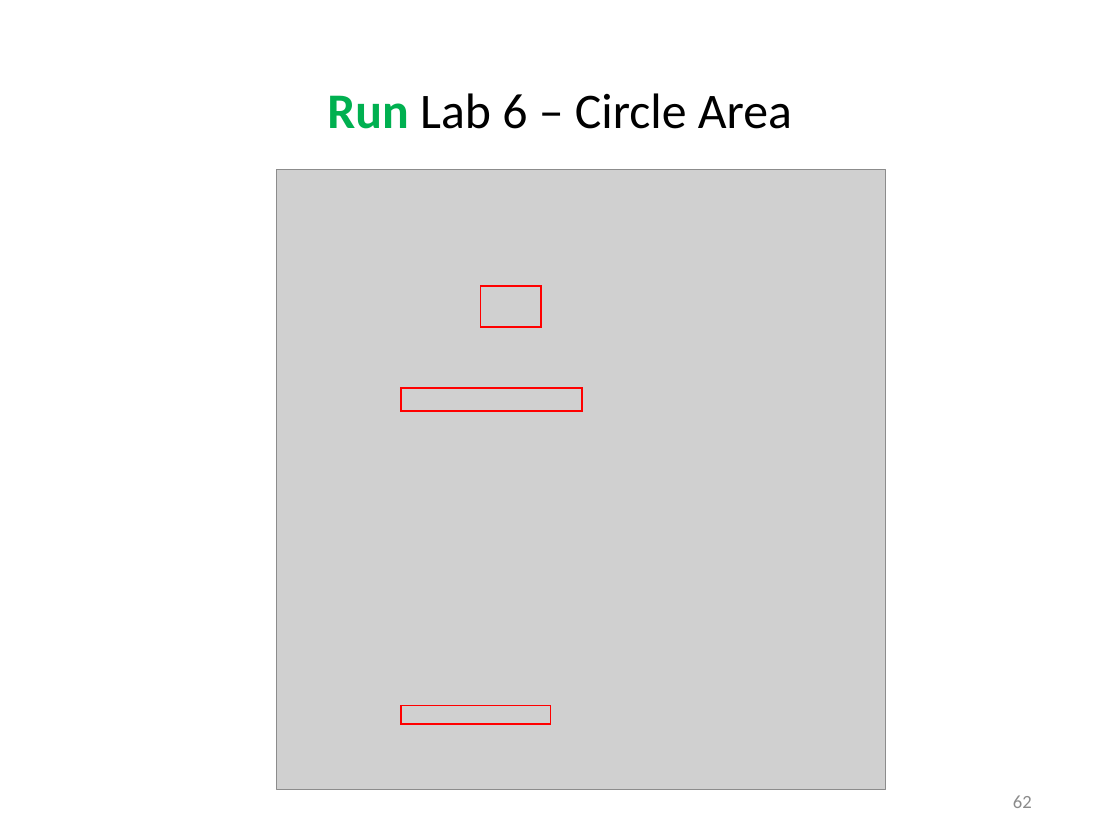
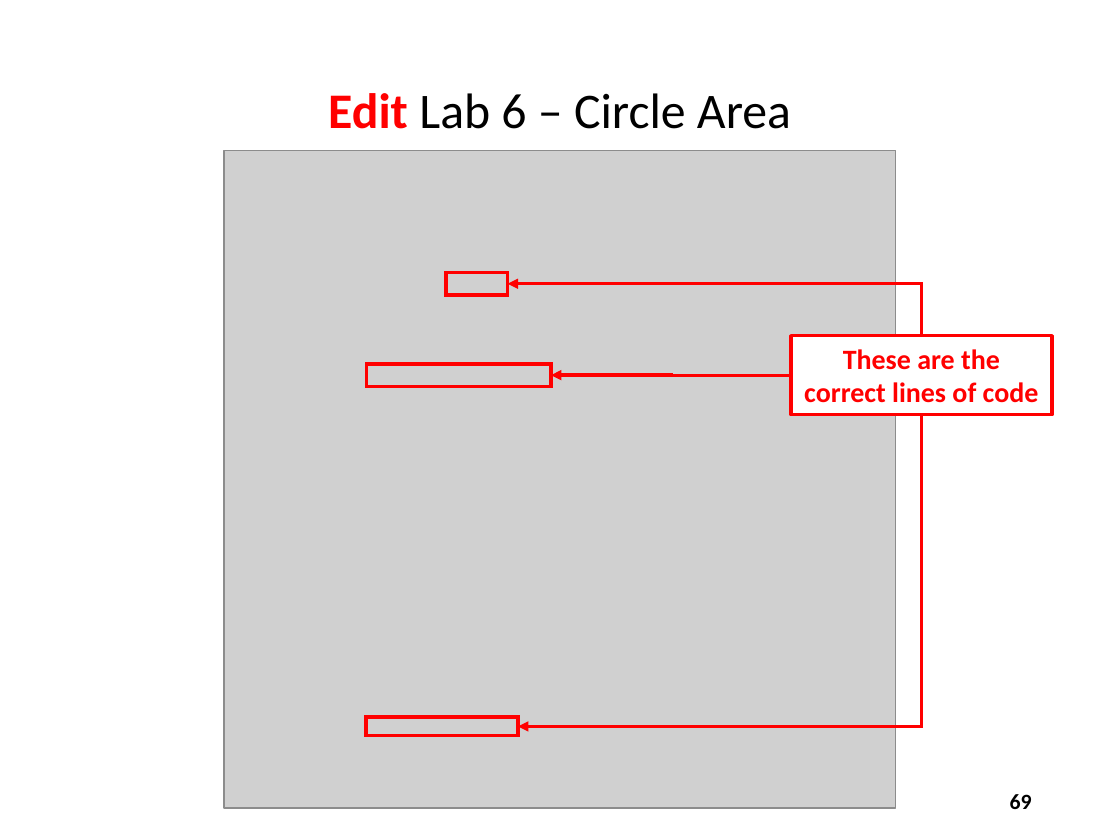
Before and after one commit to dbiersach/scicomp301-cpp-linux, a slide deck: slide 69 of session03/Session 03 - Loops, Conditionals, Modulus.pptx (slide 62 before the commit). Drawn at 1120x840 pixels with LibreOffice and Linux fonts; fonts in the diff are those of the drawing; grey boxes stand for pictures. Boxes give left, top, right and bottom in pixels: in the first picture for what was removed or moved away, otherwise in the second. Text is boxed around its words. In the diff, an @@ line names an element or a change of style, - is before the commit and + after.

```diff
--- a/session03/Session 03 - Loops, Conditionals, Modulus.pptx
+++ b/session03/Session 03 - Loops, Conditionals, Modulus.pptx
@@ title at bbox=[328, 93, 791, 129]: text changed @@
-Run Lab 6 – Circle Area
+Edit Lab 6 – Circle Area
@@ picture: place and size @@
-picture at bbox=[277, 169, 886, 790]
+picture at bbox=[224, 150, 896, 808]
@@ outline #FF0000 1 pt to #FF0000 2.25 pt in 3 elements at bbox=[366, 717, 519, 736], bbox=[366, 364, 551, 386], bbox=[446, 272, 507, 295] @@
@@ rectangle: place and size @@
-rectangle at bbox=[480, 286, 541, 326]
+rectangle at bbox=[446, 272, 507, 295]
@@ elbow arrow added from (922, 336) to (507, 283), #FF0000 2.25 pt @@
@@ rectangle added at bbox=[791, 336, 1052, 416], fill #FFFFFF, outline #FF0000 2.25 pt, 18 pt, text #FF0000, bold @@
+These are the correct lines of code
@@ rectangle: place and size @@
-rectangle at bbox=[401, 388, 581, 410]
+rectangle at bbox=[366, 364, 551, 386]
@@ elbow arrow added from (791, 375) to (551, 375), #FF0000 2.25 pt @@
@@ elbow arrow added from (922, 414) to (517, 727), #FF0000 2.25 pt @@
@@ rectangle: place and size @@
-rectangle at bbox=[401, 706, 551, 725]
+rectangle at bbox=[366, 717, 519, 736]
@@ page number at bbox=[1010, 794, 1032, 809]: text changed; size 12 to 14 pt; text colour #8C8C8C to #000000; bold on @@
-62
+69
```
Also in this commit, not shown: 36 other slides changed, 7 slides added, 1 other file.
